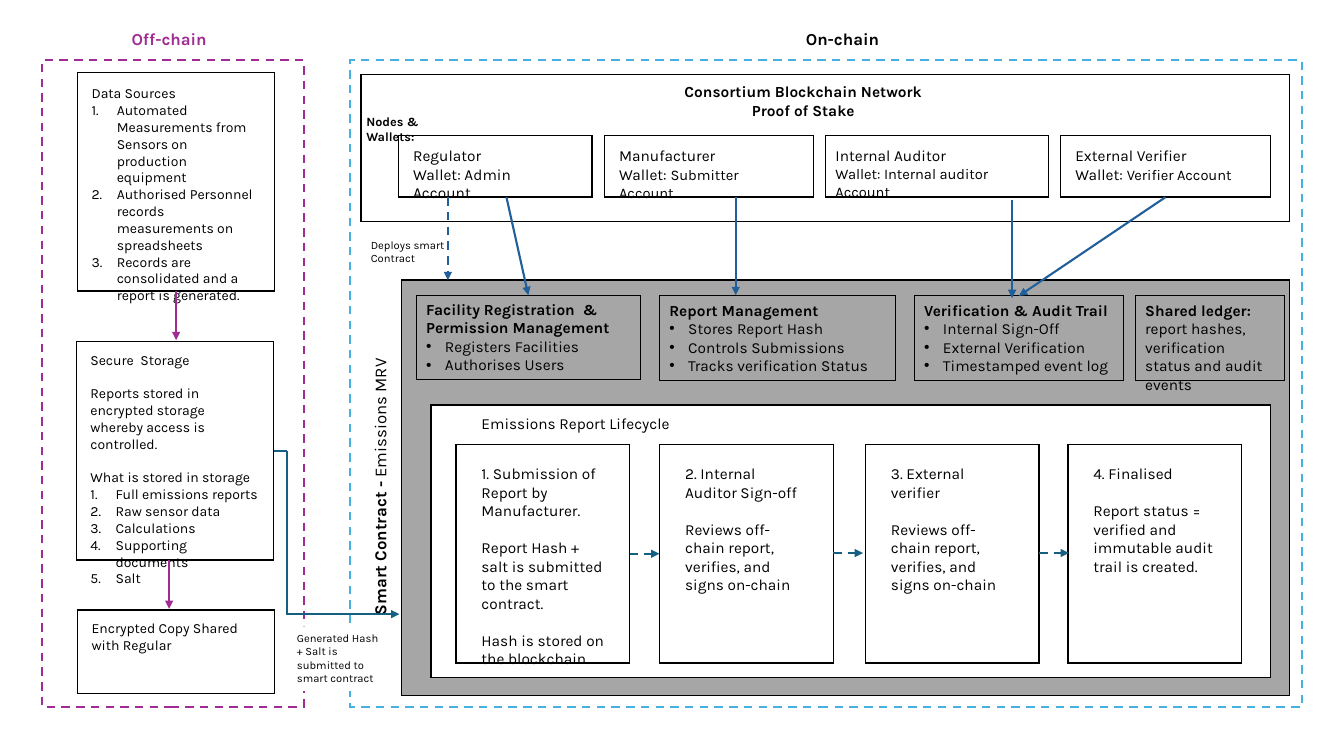
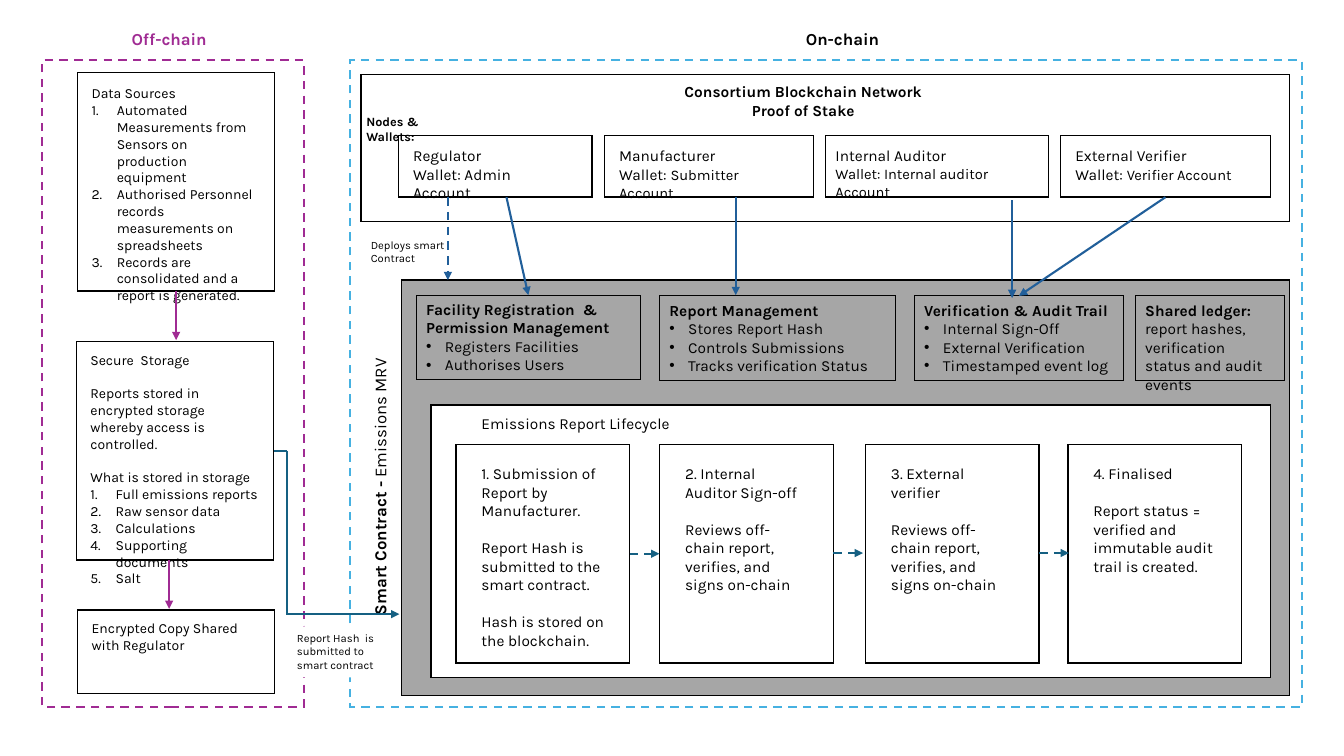
Before and after one commit to Lindo-123/FINE7079A-Assignment, a slide deck: slide 1 of Architecture Diagram.pptx. Drawn at 1344x756 pixels with LibreOffice and Linux fonts; fonts in the diff are those of the drawing. Boxes give left, top, right and bottom in pixels: in the first picture for what was removed or moved away, otherwise in the second. Text is boxed around its words. In the diff, an @@ line names an element or a change of style, - is before the commit and + after.

Commit message:
report

```diff
--- a/Architecture Diagram.pptx
+++ b/Architecture Diagram.pptx
@@ text at [481, 542, 600, 590]: text changed @@
-Report Hash + salt is submitted to the smart contract.
+Report Hash is submitted to the smart contract.
@@ text at [92, 623, 238, 654]: text changed @@
-Encrypted Copy Shared with Regular
+Encrypted Copy Shared with Regulator
@@ text at [297, 634, 374, 669]: text changed @@
-Generated Hash + Salt is submitted to smart contract
+Report Hash is submitted to smart contract
```
Also in this commit, not shown: 2 other files.
